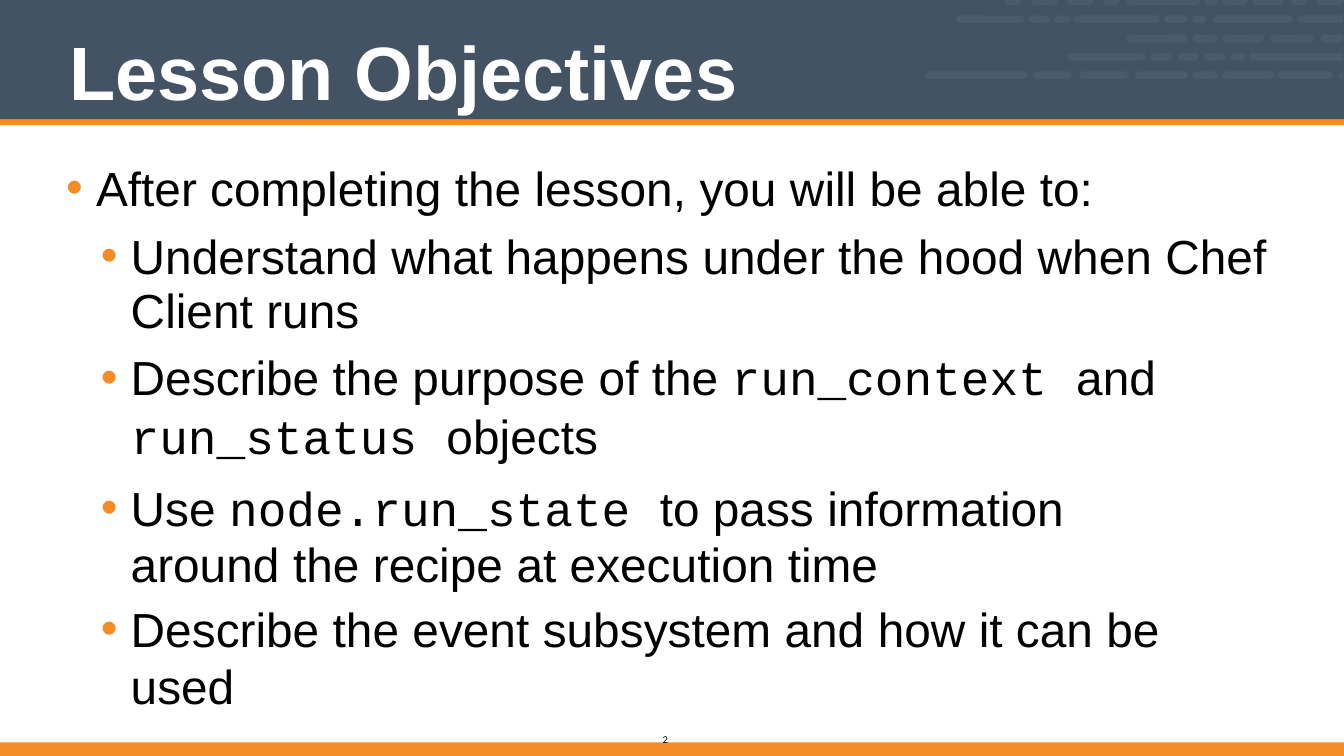
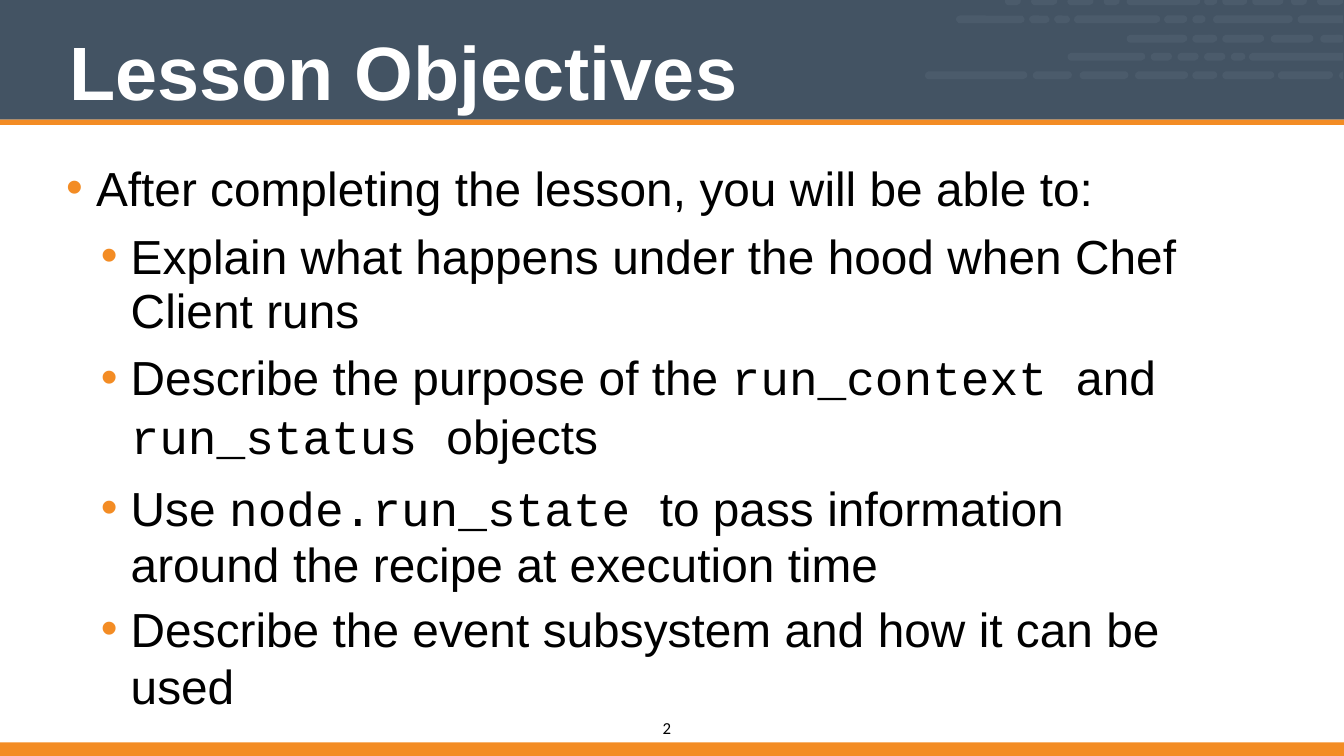
Before and after one commit to vinyar/chef-intermediate, a slide deck: slide 2 of Modules/07-Chef_Intermediate.pptx. Drawn at 1344x756 pixels with LibreOffice and Linux fonts; fonts in the diff are those of the drawing. Boxes give left, top, right and bottom in pixels: in the first picture for what was removed or moved away, otherwise in the second. Text is boxed around its words. In the diff, an @@ line names an element or a change of style, - is before the commit and + after.

Commit message:
Edited some text so this can be reviewed

```diff
--- a/Modules/07-Chef_Intermediate.pptx
+++ b/Modules/07-Chef_Intermediate.pptx
@@ text at [131,239,1176,329]: text changed @@
-  • Understand what happens under the hood when Chef Client runs
+  • Explain what happens under the hood when Chef Client runs
@@ page number: place and size @@
-page number at [663,734,668,746]
+page number at [663,723,671,734]
@@ page number at [663,723,671,734]: size 10 to 16 pt @@
```
Also in this commit, not shown: 18 other slides changed.
